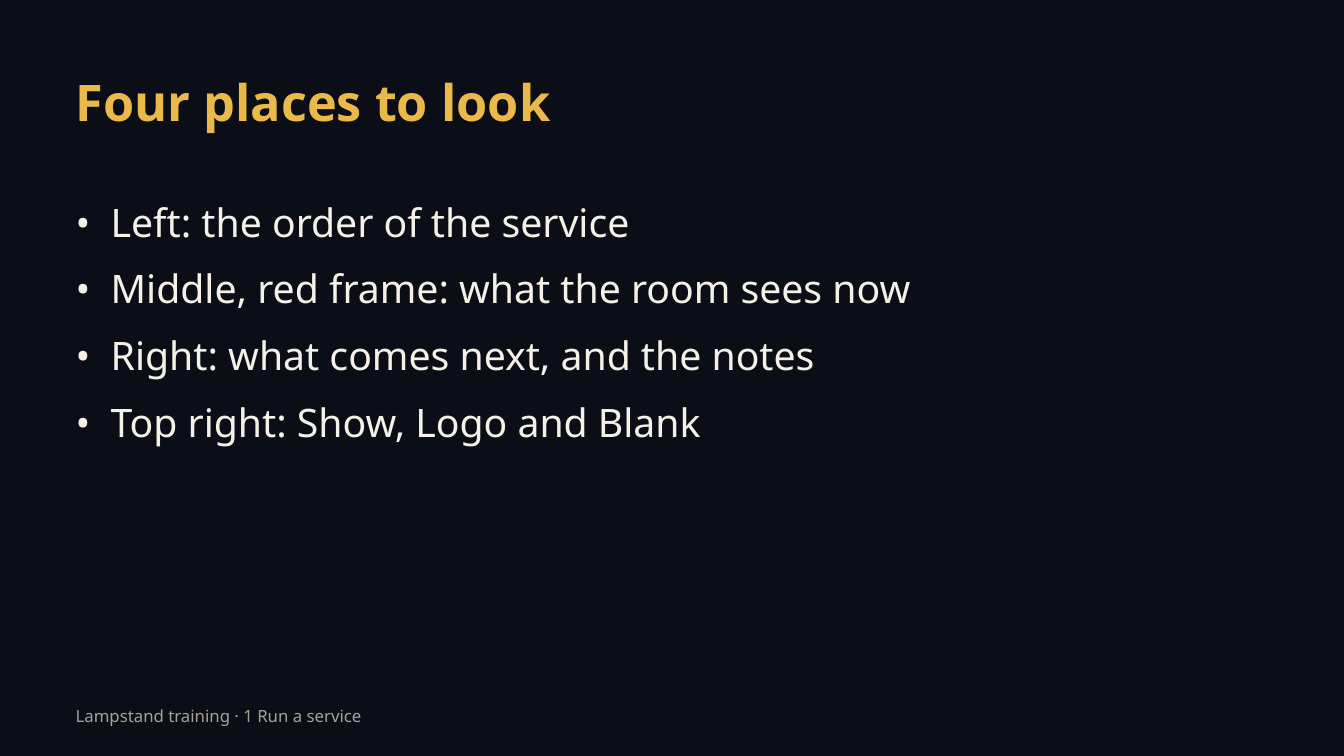
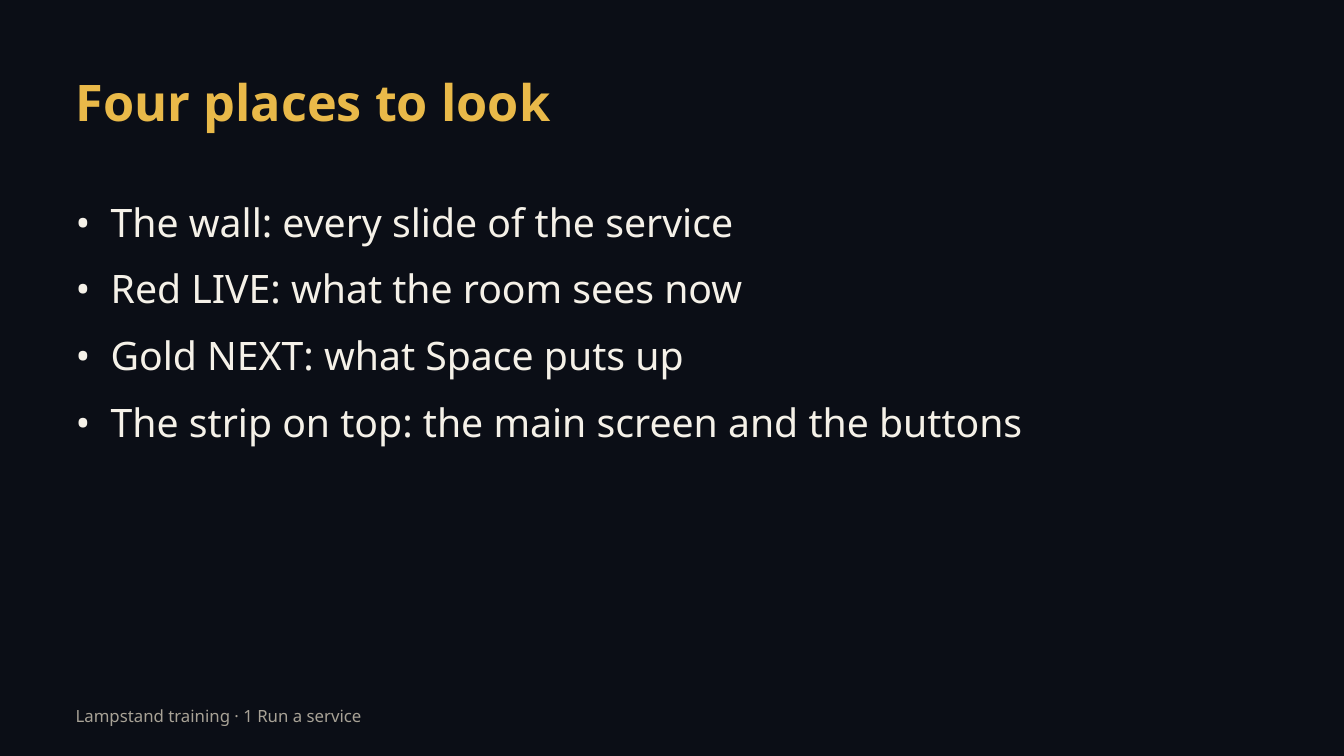
Before and after one commit to incrhst/lampstand, a slide deck: slide 2 of training/decks/t1-present-screen.pptx. Drawn at 1344x756 pixels with LibreOffice and Linux fonts; fonts in the diff are those of the drawing. Boxes give left, top, right and bottom in pixels: in the first picture for what was removed or moved away, otherwise in the second. Text is boxed around its words. In the diff, an @@ line names an element or a change of style, - is before the commit and + after.

```diff
--- a/training/decks/t1-present-screen.pptx
+++ b/training/decks/t1-present-screen.pptx
@@ text at (x1=111, y1=207, x2=1022, y2=447): text changed @@
-• Left: the order of the service
-• Middle, red frame: what the room sees now
-• Right: what comes next, and the notes
-• Top right: Show, Logo and Blank
+• The wall: every slide of the service
+• Red LIVE: what the room sees now
+• Gold NEXT: what Space puts up
+• The strip on top: the main screen and the buttons
```
Also in this commit, not shown: 56 other files.
